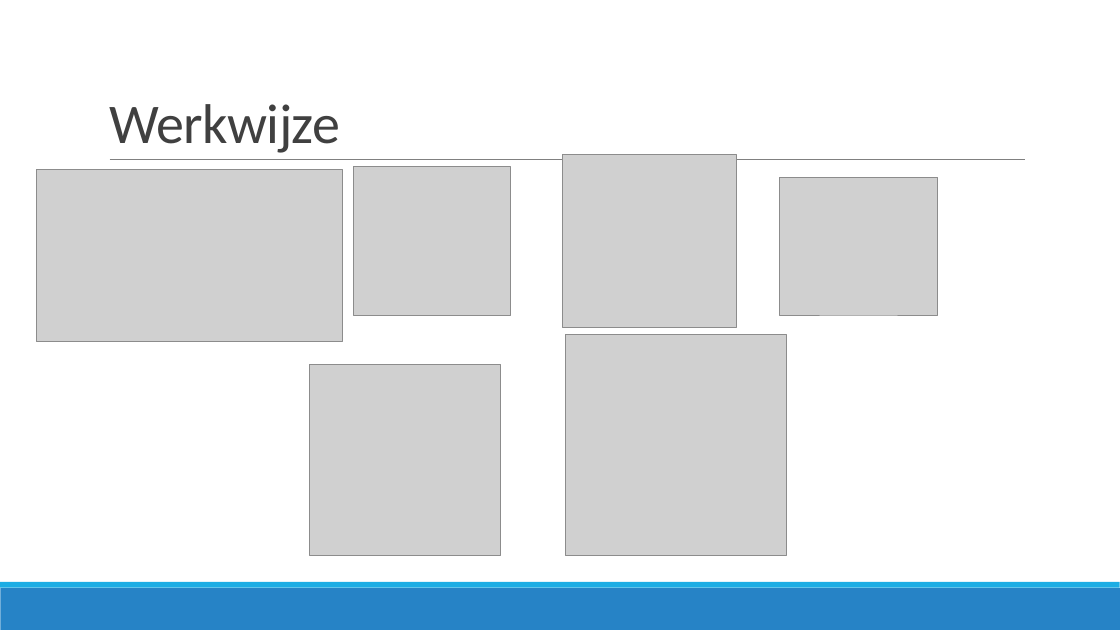
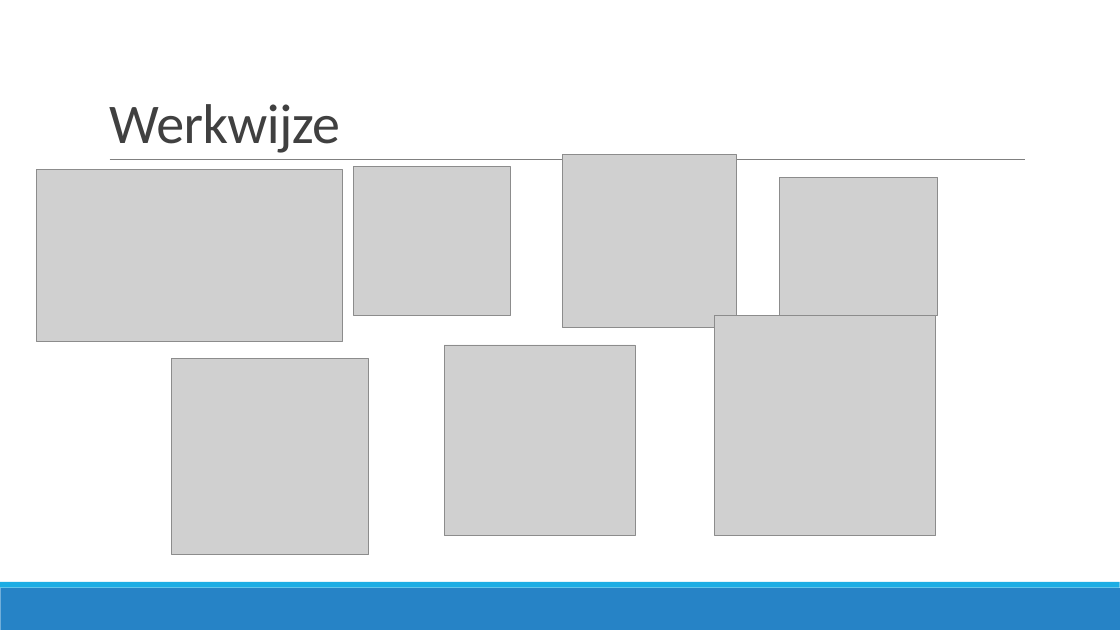
Before and after one commit to JouriTas/Projectwerk-IT-project, a slide deck: slide 14 of Scrum Artifacts/Sprint5/IT-Projectwerk 2022.pptx. Drawn at 1120x630 pixels with LibreOffice and Linux fonts; fonts in the diff are those of the drawing; grey boxes stand for pictures. Boxes give left, top, right and bottom in pixels: in the first picture for what was removed or moved away, otherwise in the second. Text is boxed around its words. In the diff, an @@ line names an element or a change of style, - is before the commit and + after.

```diff
--- a/Scrum Artifacts/Sprint5/IT-Projectwerk 2022.pptx
+++ b/Scrum Artifacts/Sprint5/IT-Projectwerk 2022.pptx
@@ picture: place and size @@
-picture at (565,334,786,555)
+picture at (715,315,936,536)
@@ picture added at (172,358,369,555) @@
@@ picture: place and size @@
-picture at (310,365,501,555)
+picture at (444,345,635,536)
```
Also in this commit, not shown: 8 other slides changed.
